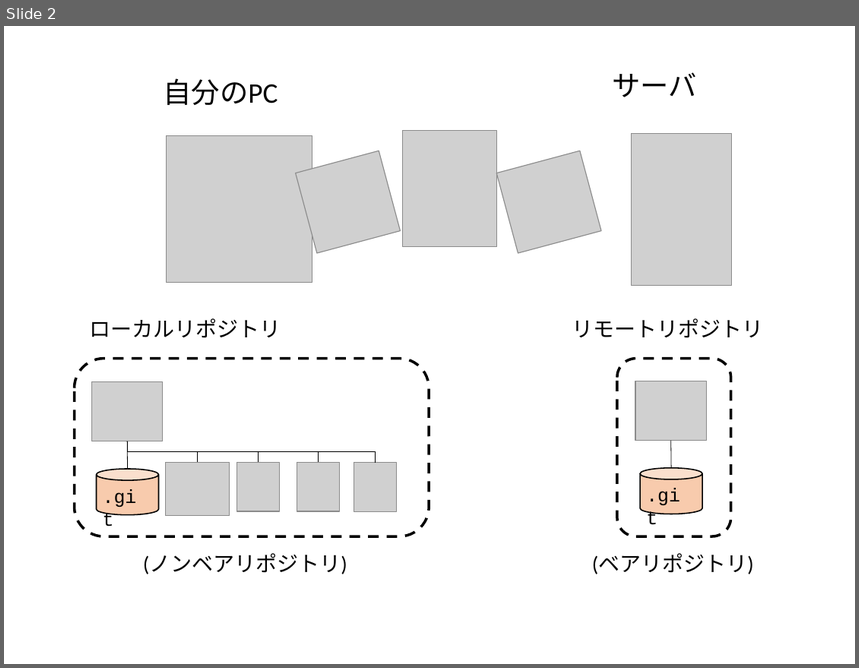
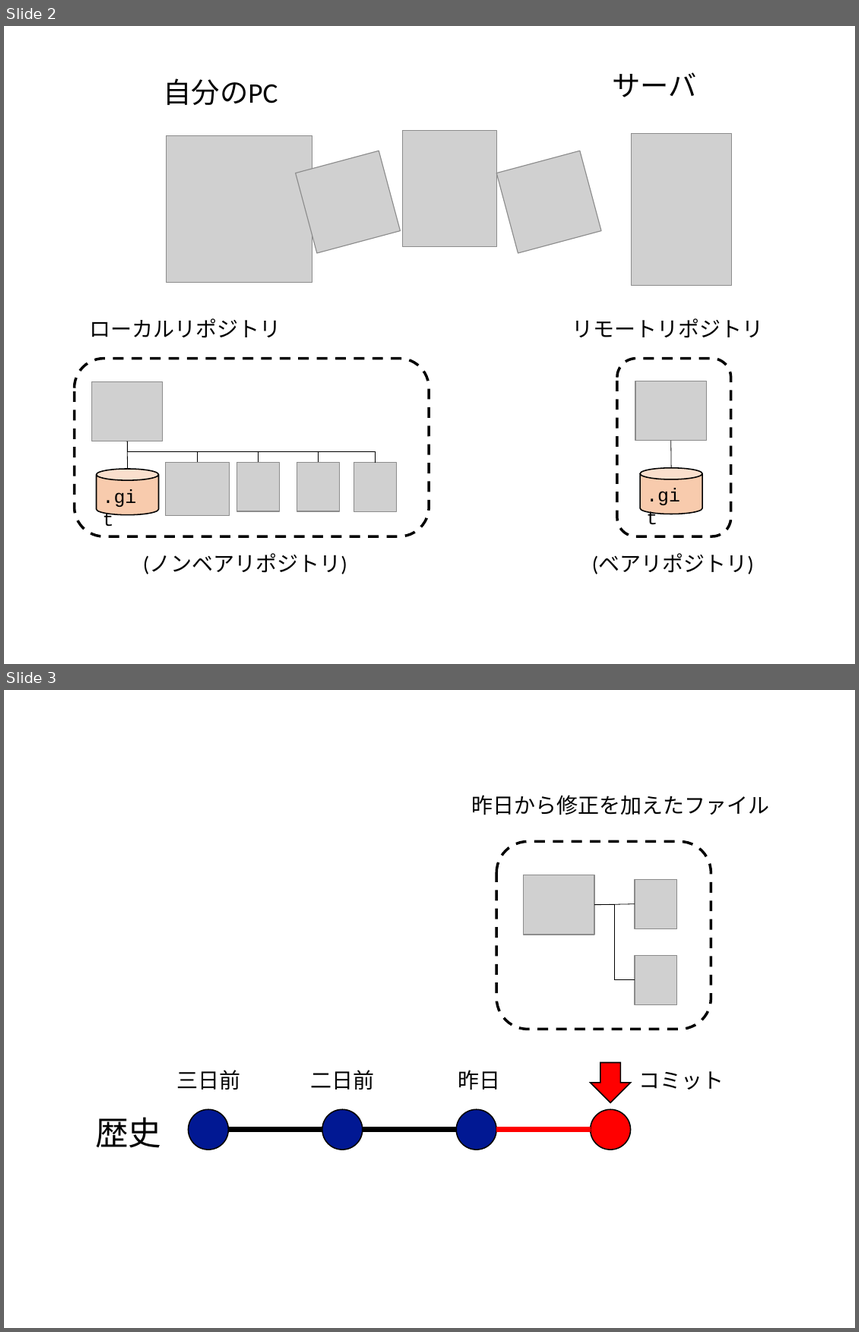
Before and after one commit to kaityo256/github, a slide deck: term/fig/fig.pptx. Shown one above the other, each under a label of ours: slide 2 before the commit, slides 2 and 3 after it. The pictures are 859x668 and 859x1332 pixels, drawn with LibreOffice and Linux fonts; fonts in the diff are those of the drawing; grey boxes stand for pictures. Boxes give left, top, right and bottom in pixels: in the first picture for what was removed or moved away, otherwise in the second. Text is boxed around its words. In the diff, an @@ line names an element or a change of style, - is before the commit and + after.

```diff
--- a/term/fig/fig.pptx
+++ b/term/fig/fig.pptx
@@ slide 3 added at box(4, 690, 855, 1328), background #FFFFFF @@
@@ text added at box(471, 795, 769, 815), 18 pt, text #000000 @@
+昨日から修正を加えたファイル
@@ rounded rectangle added at box(496, 841, 712, 1029), outline #000000 2.25 pt dashed @@
@@ picture added at box(523, 875, 595, 935) @@
@@ picture added at box(635, 880, 677, 929) @@
@@ line added from (595, 904) to (635, 904), #000000 0.5 pt @@
@@ elbow line added from (595, 904) to (635, 980), #000000 0.5 pt @@
@@ picture added at box(635, 955, 677, 1005) @@
@@ text added at box(177, 1070, 240, 1090), 18 pt, text #000000 @@
+三日前
@@ text added at box(310, 1070, 374, 1090), 18 pt, text #000000 @@
+二日前
@@ text added at box(458, 1070, 501, 1091), 18 pt, text #000000 @@
+昨日
@@ down arrow added at box(591, 1063, 630, 1103), fill #FF0000, outline #000000 1 pt @@
@@ text added at box(639, 1072, 724, 1090), 18 pt, text #000000 @@
+コミット
@@ text added at box(95, 1117, 161, 1148), 28 pt, text #000000 @@
+歴史
@@ ellipse added at box(189, 1110, 229, 1150), fill #011893, outline #000000 1 pt @@
@@ ellipse added at box(322, 1110, 363, 1150), fill #011893, outline #000000 1 pt @@
@@ ellipse added at box(456, 1110, 496, 1150), fill #011893, outline #000000 1 pt @@
@@ ellipse added at box(591, 1110, 630, 1150), fill #FF0000, outline #000000 1 pt @@
@@ line added from (229, 1130) to (322, 1130), #000000 4.5 pt @@
@@ line added from (363, 1130) to (456, 1130), #000000 4.5 pt @@
@@ line added from (496, 1130) to (591, 1130), #FF0000 4.5 pt @@
```
Also in this commit, not shown: 2 other files.
